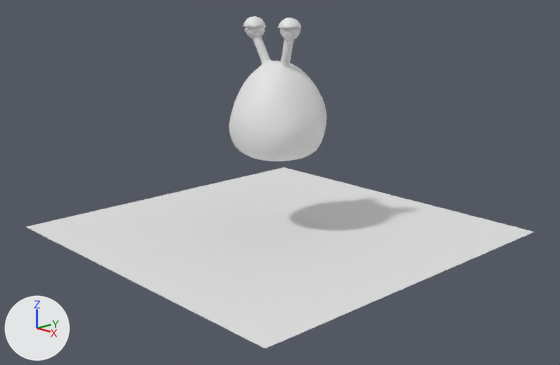
The Blender file Blob/blobio.blend, before and after one commit.
Both versions are drawn from a camera (50 mm lens) standing at (11.41, -10.67, 5.28) and looking at (0.25, -0.17, 1.11). Arrows for +X, +Y and +Z are at lower left; the lights stay in place.

The first picture shows 'Plane', 'RoundedGello'.
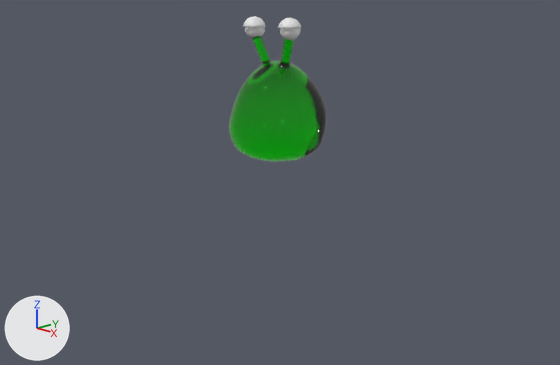
The newer file is also turned or shifted as a whole; pictures and numbers use the older file's frame.

Boxes [x1, y1, x2, y2] around the edits, measured in the pictures (560 x 365 px):
'Plane', deleted: before [27, 167, 533, 348]
'RoundedGello', recoloured (white to green): [229, 36, 327, 161] in both

The change, as a list of edits to the scene's bpy script:
```text
Add mat_material:
    mat_material = principled_material('Material')
    mat_material.base_color = (0.0, 0.8, 0.00063)  # green #00e702
    mat_material.roughness = 0.0
    mat_material.ior = 1.45
    mat_material.specular_ior_level = 1.0
    mat_material.transmission_weight = 1.0
Change me_roundcube_002:
    where me_roundcube_002.from_pydata(...)  # 454 vertices, 450 faces; spans x -1.0..1.0, y -1.0..0.94, z -0.91..1.7
    add me_roundcube_002.materials.append(mat_material)  # green #00e702
Remove ob_plane:
    ob_plane = bpy.data.objects.new('Plane', me_plane)
    ob_plane.location = (0.0, 0.0, 0.0)
    ob_plane.scale = (3.81, 3.81, 3.81)
```
